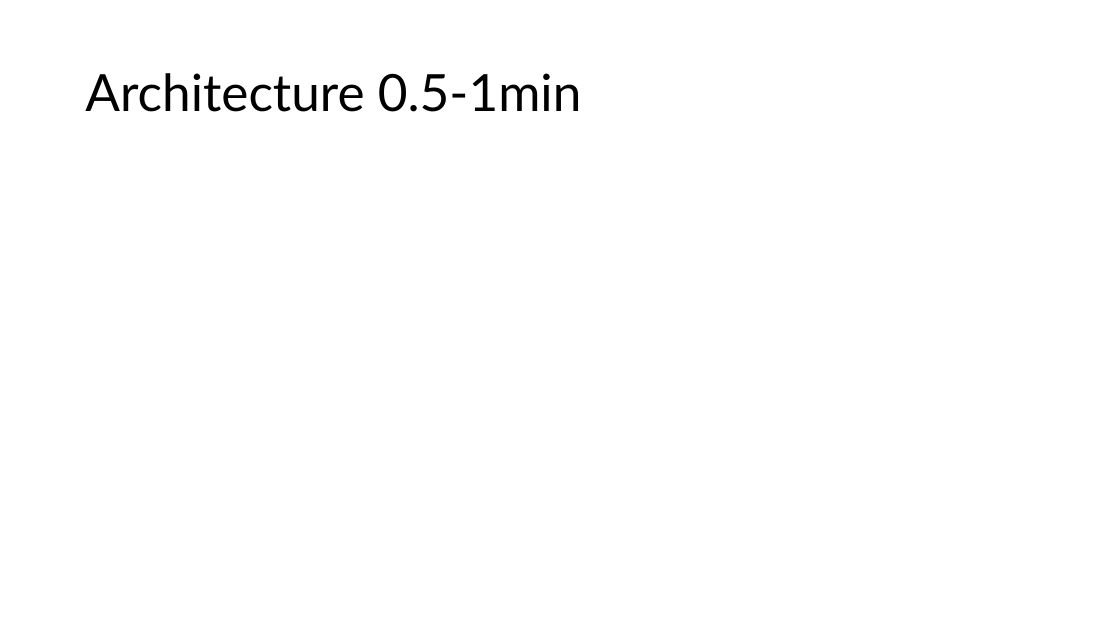
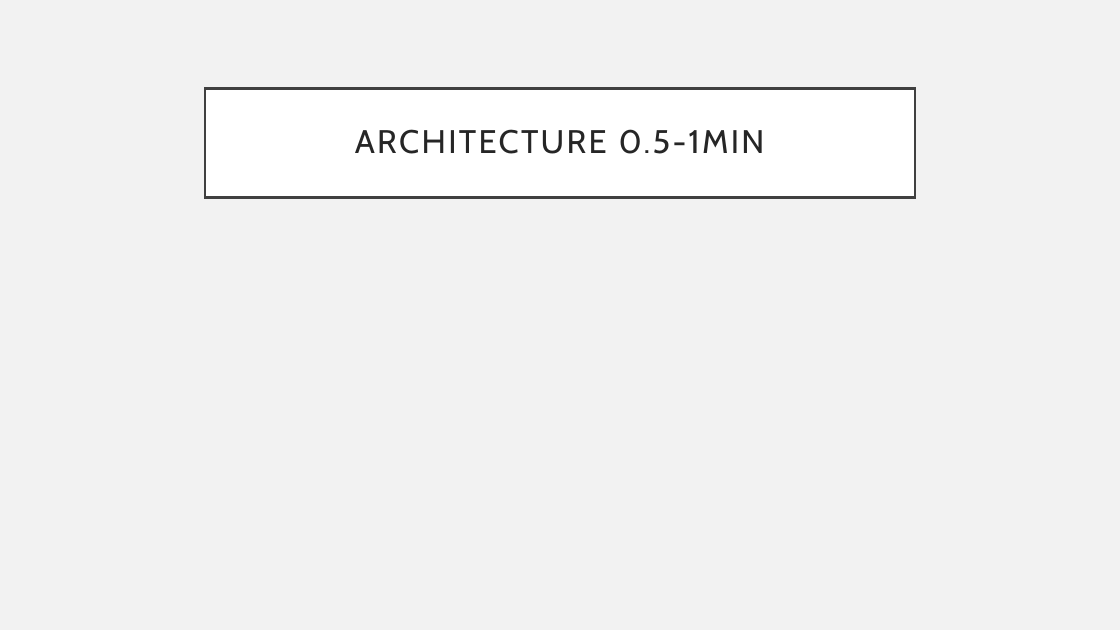
Before and after one commit to Osterie/IDATA2301_IDATA2306_GROUP_7, a slide deck: slide 4 of group7-idata2301-idata2306-presentation.pptx. Drawn at 1120x630 pixels with LibreOffice and Linux fonts; fonts in the diff are those of the drawing. Boxes give left, top, right and bottom in pixels: in the first picture for what was removed or moved away, otherwise in the second. Text is boxed around its words. In the diff, an @@ line names an element or a change of style, - is before the commit and + after.

```diff
--- a/group7-idata2301-idata2306-presentation.pptx
+++ b/group7-idata2301-idata2306-presentation.pptx
@@ background #FFFFFF to #F2F2F2 @@
@@ title "ARCHITECTURE 0.5-1MIN": place and size @@
-title "ARCHITECTURE 0.5-1MIN" at box(85, 73, 582, 112)
+title "ARCHITECTURE 0.5-1MIN" at box(205, 88, 915, 197)
@@ title "ARCHITECTURE 0.5-1MIN" at box(205, 88, 915, 197): fill none to #FFFFFF; outline none to #404040 2.5 pt @@
@@ title at box(355, 129, 765, 154): text changed; size 44 to 28 pt; font Lato to Cabin; text colour #000000 to #262626 @@
-Architecture 0.5-1min
+ARCHITECTURE 0.5-1MIN
```
Also in this commit, not shown: 20 other slides changed, 1 slide added.
